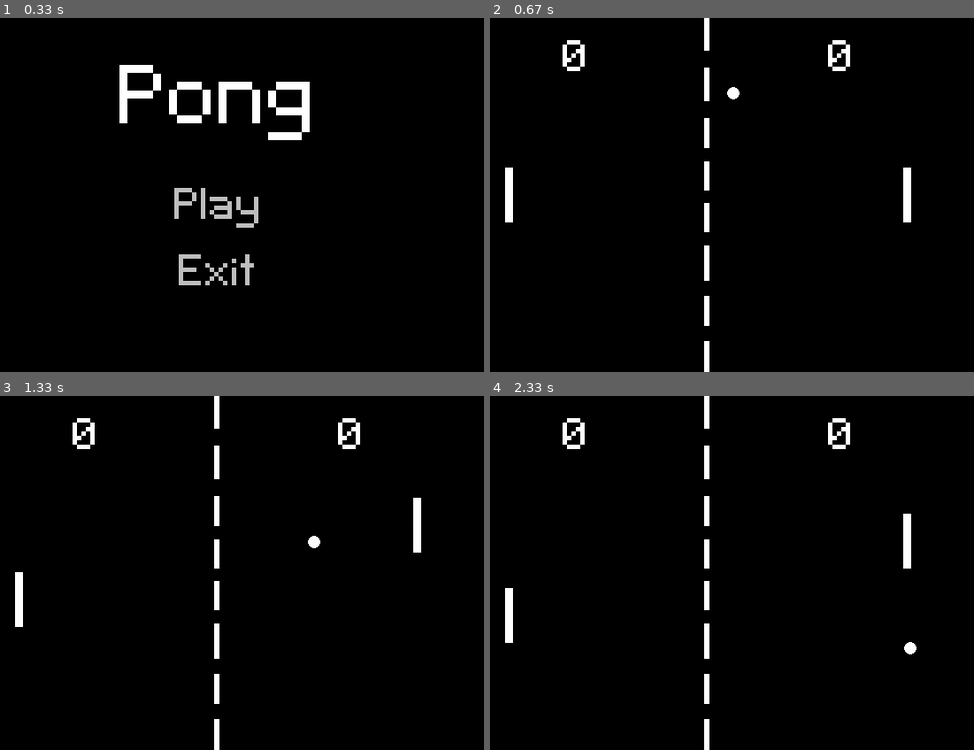
Above: before the commit, frames 1-4 (two rows, left to right).
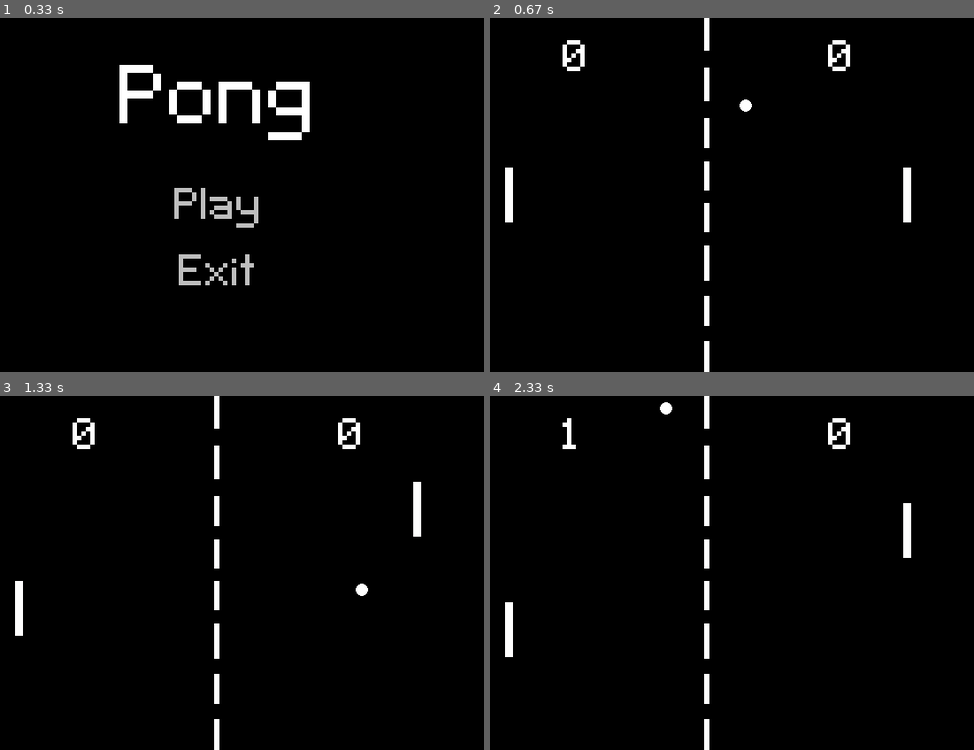
Above: after the commit, the same moments.

Repository: NedzadDonlagic04/pygame-pong
Game: pygame game, started from main.py
Two runs of this game, one before a commit and one after it. Both use one fixed random seed, a clock stepped at 60 frames per second and the inputs below.
Inputs (mouse positions are in pixels of both pictures, inside the frame that each line leads up to):
- Up to frame 1 (0.33 s): no input
- Up to frame 2 (0.67 s): click (707, 209) at 0.38 s
- Up to frame 3 (1.33 s): hold Up 0.67-1.13 s; move the mouse to (198, 587) at 0.7 s; hold Down from 1.17 s (still down); hold S from 1.17 s (still down)
- Up to frame 4 (2.33 s): release Down at 1.47 s; release S at 1.47 s; hold Up 1.5-1.87 s; hold W 1.5-1.87 s; hold Down 1.9-2.27 s; hold S 1.9-2.27 s; hold Up from 2.3 s (still down); hold W from 2.3 s (still down)

Frame 1 is identical in both runs. In frame 2, 0.1% of the frame differs, in the area x 48-55%, y 19-27%; in frame 3, 0.4%; in frame 4, 0.6%, in the area x 3-89%, y 1-74%.

Commit message:
Updated movement speed of ball and players

Diff:
--- a/classes.py
+++ b/classes.py
@@ -71,7 +71,7 @@
         self.SCREEN_WIDTH = width
         self.SCREEN_HEIGHT = height
 
-        self.speed = 2
+        self.speed = 3
 
         self.directions = [-self.speed , self.speed]
 
@@ -166,7 +166,7 @@
         self.WIDTH = width
         self.HEIGHT = height
 
-        self.speed = 3
+        self.speed = 4
 
     def update(self):
         keys = pygame.key.get_pressed()
